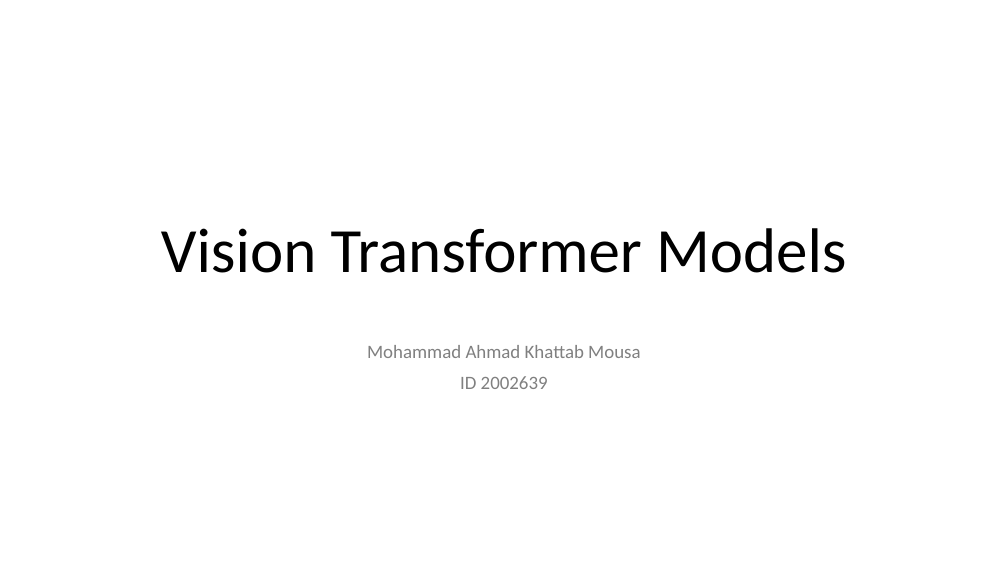
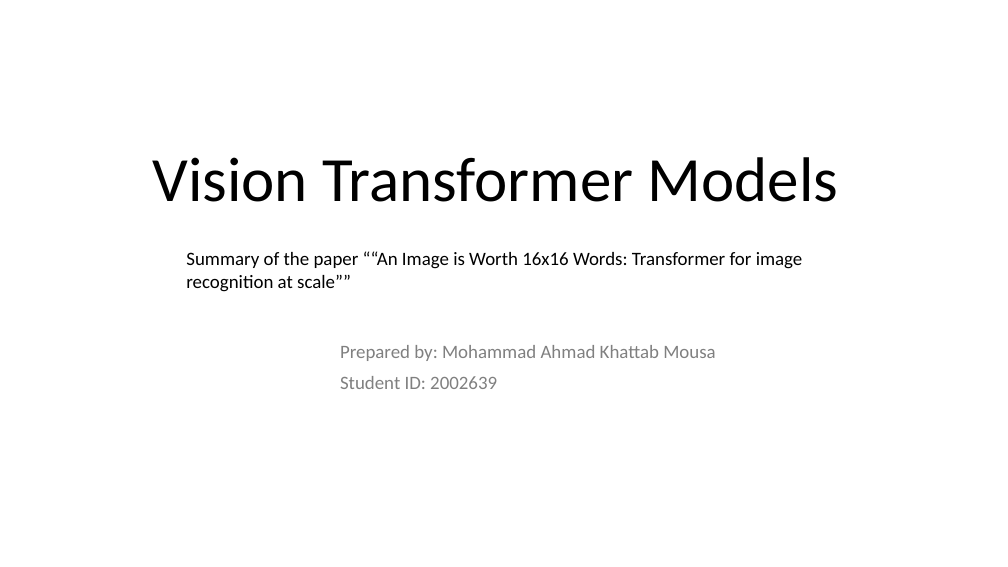
Before and after one commit to Gr8Job/CSE616-Paper-Summary-Report, a slide deck: slide 1 of Vision Transformer.pptx. Drawn at 1008x567 pixels with LibreOffice and Linux fonts; fonts in the diff are those of the drawing. Boxes give left, top, right and bottom in pixels: in the first picture for what was removed or moved away, otherwise in the second. Text is boxed around its words. In the diff, an @@ line names an element or a change of style, - is before the commit and + after.

```diff
--- a/Vision Transformer.pptx
+++ b/Vision Transformer.pptx
@@ title "Vision Transformer Models": place and size @@
-title "Vision Transformer Models" at box(161, 228, 846, 273)
+title "Vision Transformer Models" at box(152, 157, 838, 202)
@@ text added at box(186, 251, 803, 292), 18 pt, text #000000 @@
+Summary of the paper ““An Image is Worth 16x16 Words: Transformer for image recognition at scale””
@@ subtitle at box(340, 345, 715, 389): text changed @@
-Mohammad Ahmad Khattab Mousa
-ID 2002639
+Prepared by: Mohammad Ahmad Khattab Mousa
+Student ID: 2002639
```
